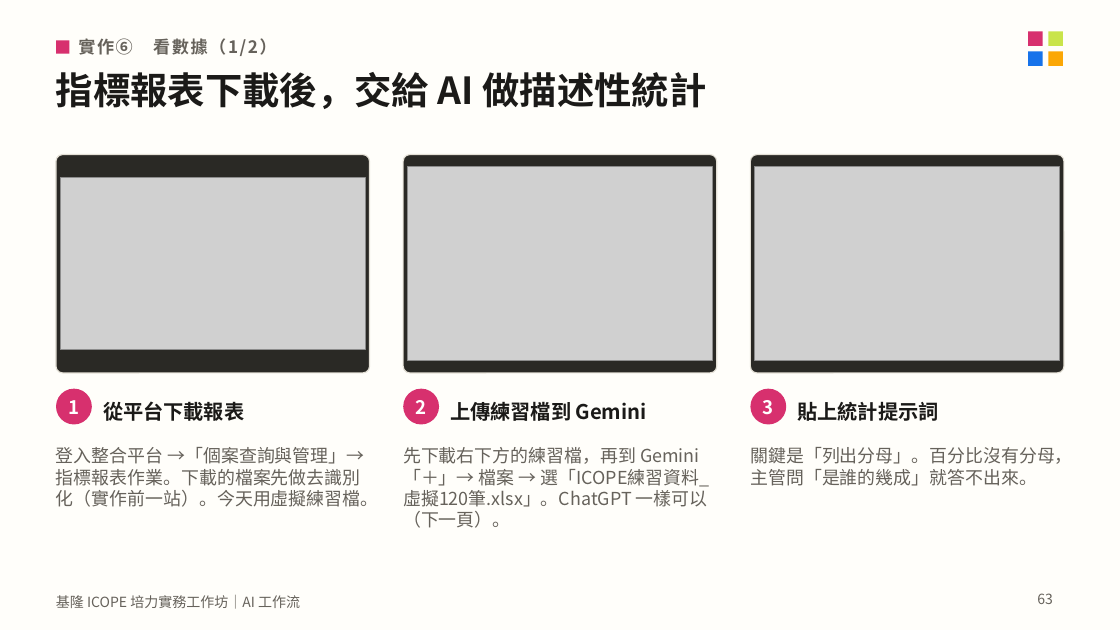
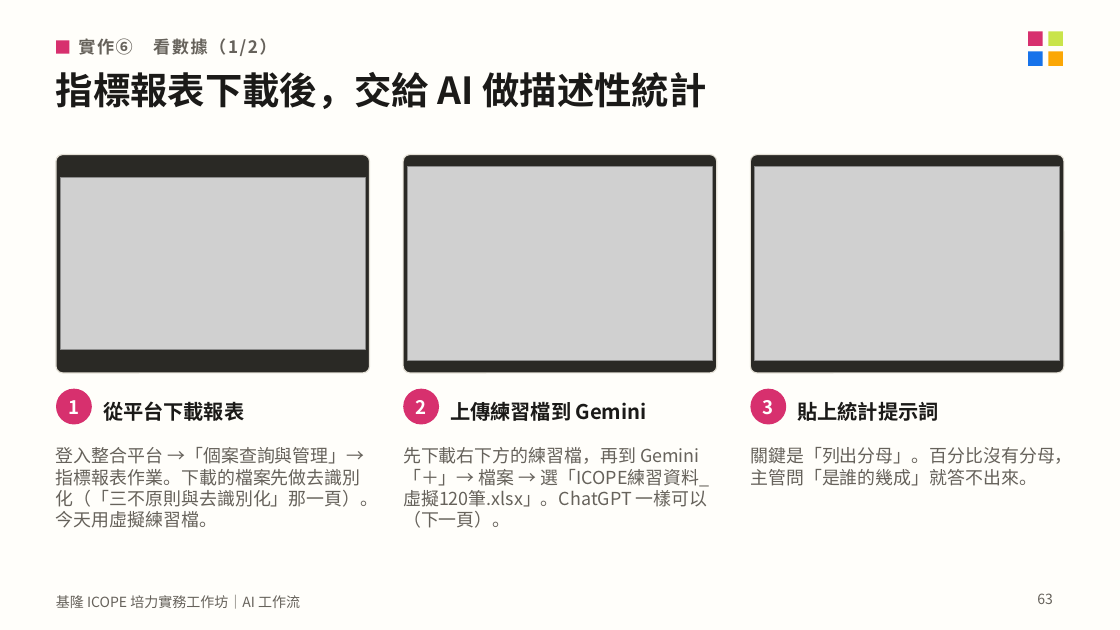
Before and after one commit to mattsue1003/keelung-icope-ai, a slide deck: slide 63 of 基隆ICOPE_AI工作坊_講義.pptx. Drawn at 1120x630 pixels with LibreOffice and Linux fonts; fonts in the diff are those of the drawing; grey boxes stand for pictures. Boxes give left, top, right and bottom in pixels: in the first picture for what was removed or moved away, otherwise in the second. Text is boxed around its words. In the diff, an @@ line names an element or a change of style, - is before the commit and + after.

```diff
--- a/基隆ICOPE_AI工作坊_講義.pptx
+++ b/基隆ICOPE_AI工作坊_講義.pptx
@@ text at bbox=[56, 447, 378, 528]: text changed @@
-登入整合平台 →「個案查詢與管理」→ 指標報表作業。下載的檔案先做去識別化（實作前一站）。今天用虛擬練習檔。
+登入整合平台 →「個案查詢與管理」→ 指標報表作業。下載的檔案先做去識別化（「三不原則與去識別化」那一頁）。今天用虛擬練習檔。
```
Also in this commit, not shown: 1 other slide changed, 5 other files.
